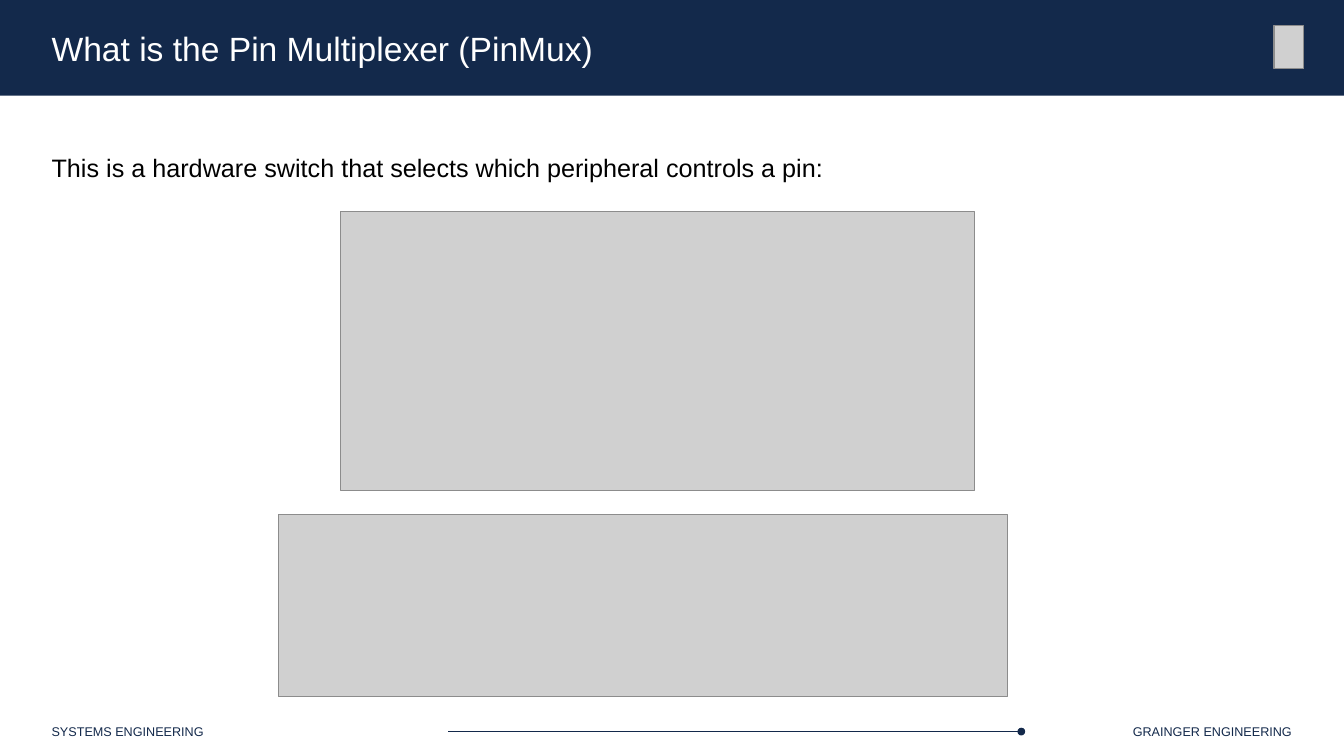
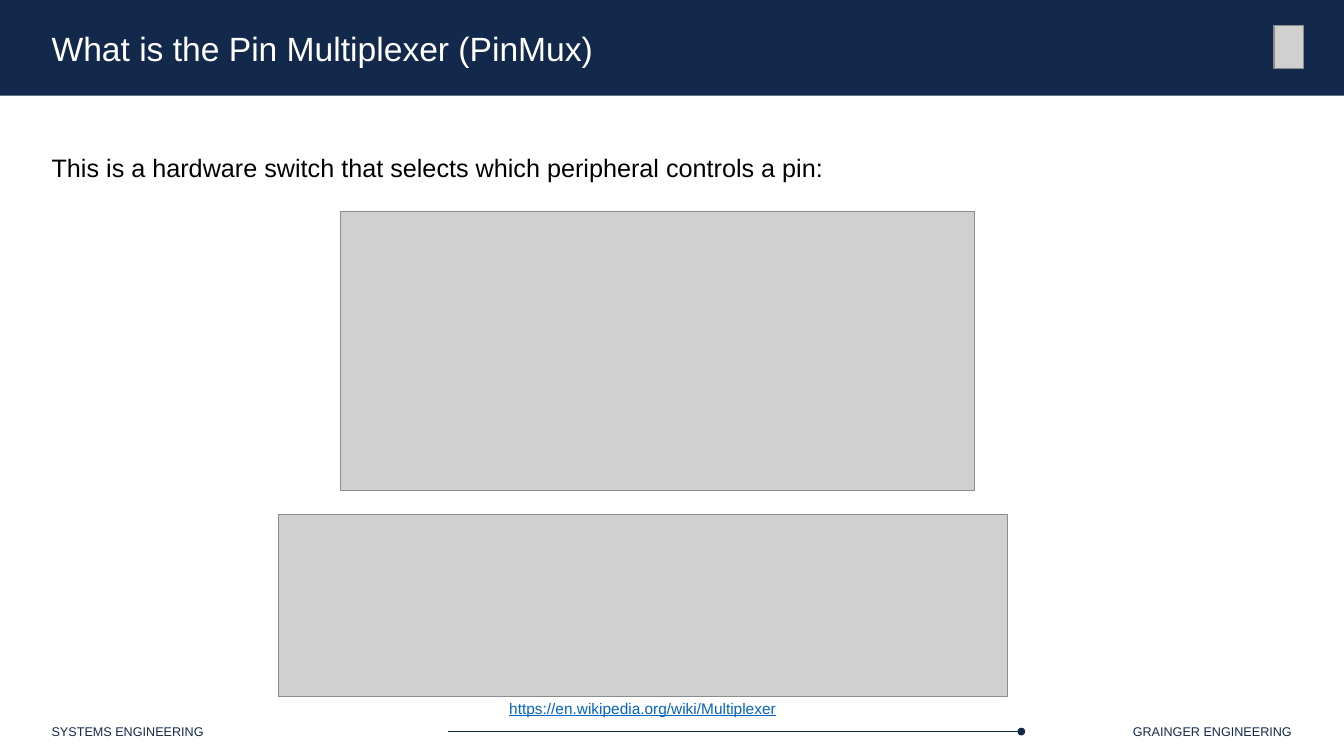
Before and after one commit to Marius-Juston/SE-423---Class-Material, a slide deck: slide 19 of Lectures/Slides/L3.pptx. Drawn at 1344x756 pixels with LibreOffice and Linux fonts; fonts in the diff are those of the drawing; grey boxes stand for pictures. Boxes give left, top, right and bottom in pixels: in the first picture for what was removed or moved away, otherwise in the second. Text is boxed around its words. In the diff, an @@ line names an element or a change of style, - is before the commit and + after.

```diff
--- a/Lectures/Slides/L3.pptx
+++ b/Lectures/Slides/L3.pptx
@@ text added at [509,703,776,717], 11 pt, text #0563C1, underline @@
+https://en.wikipedia.org/wiki/Multiplexer
```
Also in this commit, not shown: 5 other slides changed, 4 other files.
